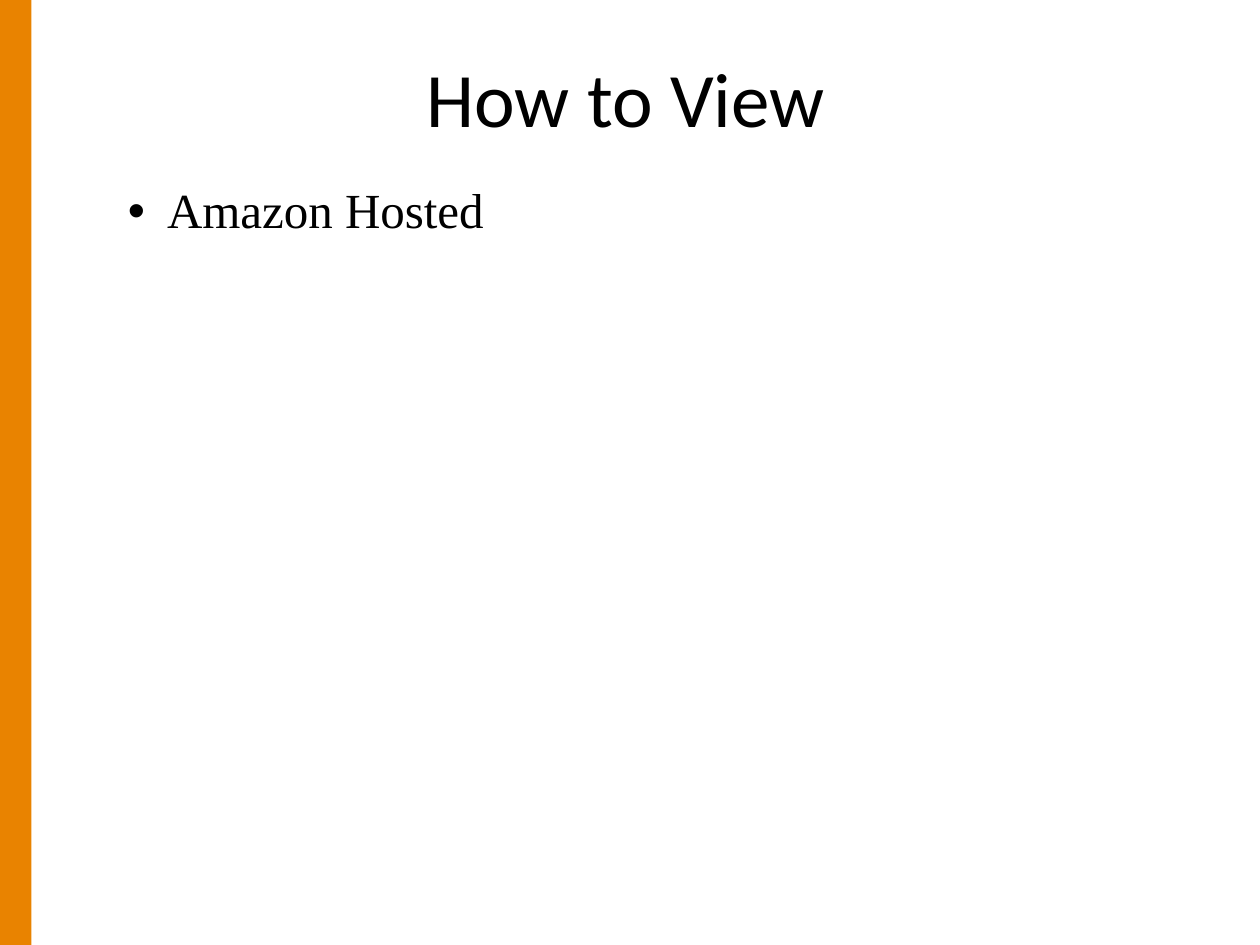
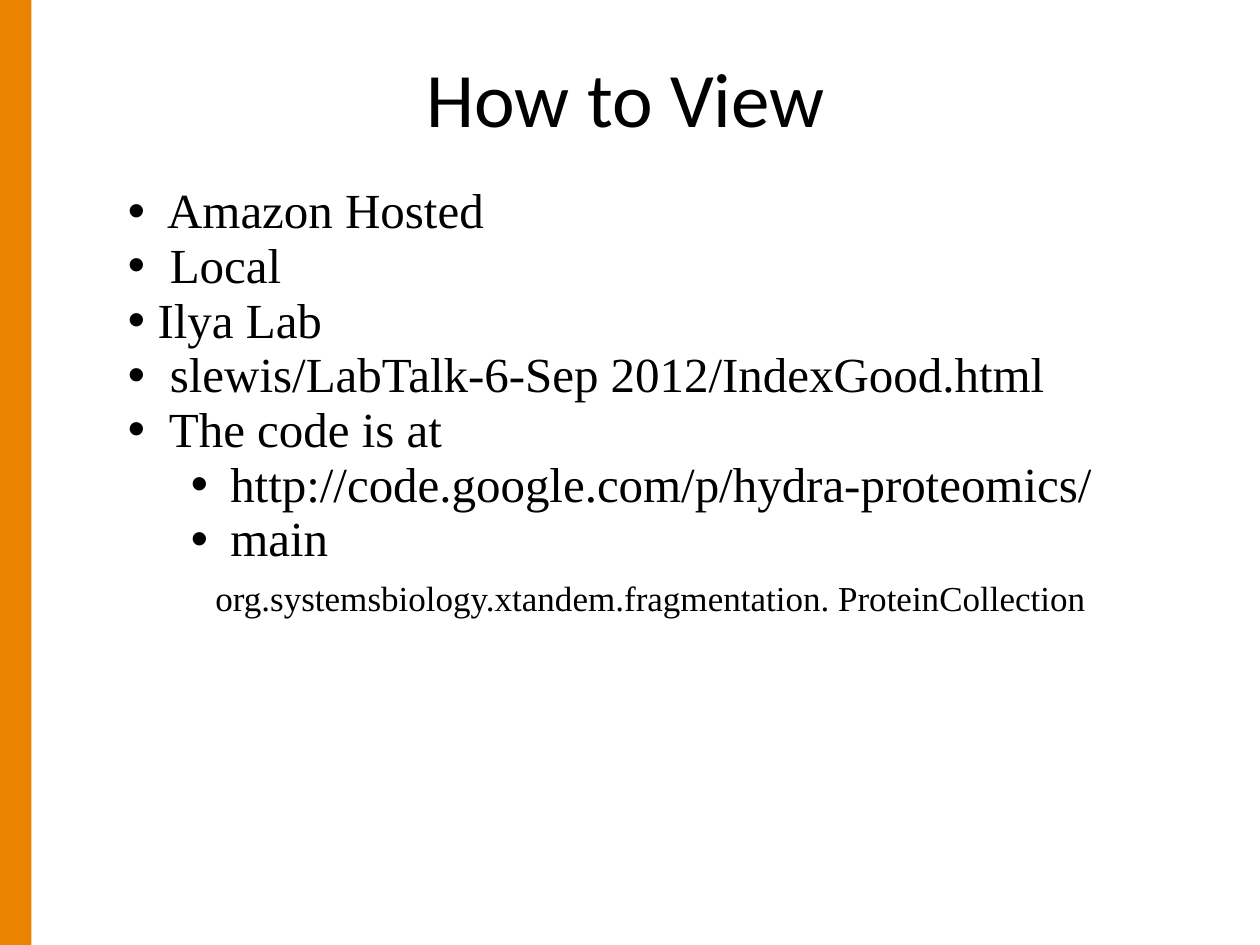
Before and after one commit to lordjoe/hydra-proteomics, a slide deck: slide 16 of jxtandem/Cascadia/2012/IlyaLabTalk.ppt. Drawn at 1260x945 pixels with LibreOffice and Linux fonts; fonts in the diff are those of the drawing; background and template pictures are left out. Boxes give left, top, right and bottom in pixels: in the first picture for what was removed or moved away, otherwise in the second. Text is boxed around its words. In the diff, an @@ line names an element or a change of style, - is before the commit and + after.

```diff
--- a/jxtandem/Cascadia/2012/IlyaLabTalk.ppt
+++ b/jxtandem/Cascadia/2012/IlyaLabTalk.ppt
@@ text at (x1=158, y1=249, x2=1091, y2=618): paragraphs added @@
+• Local
+• Ilya Lab
+• slewis/LabTalk-6-Sep 2012/IndexGood.html
+• The code is at
+  • http://code.google.com/p/hydra-proteomics/
+  • main
+  org.systemsbiology.xtandem.fragmentation. ProteinCollection
```
Also in this commit, not shown: 6 other slides changed.
